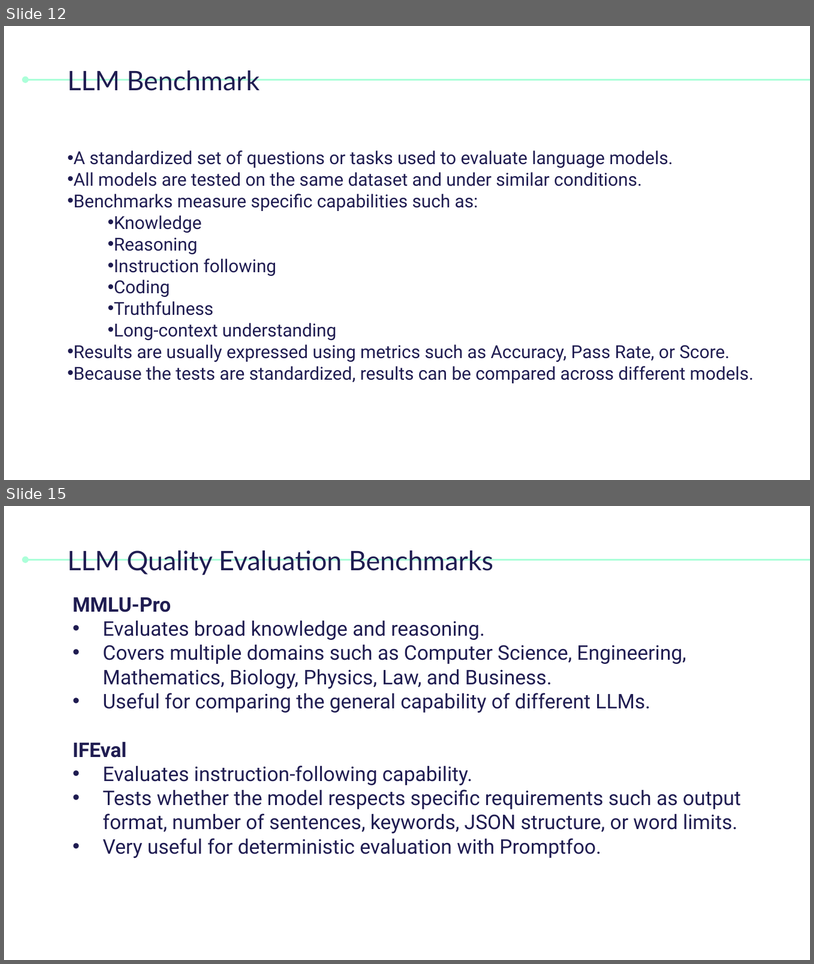
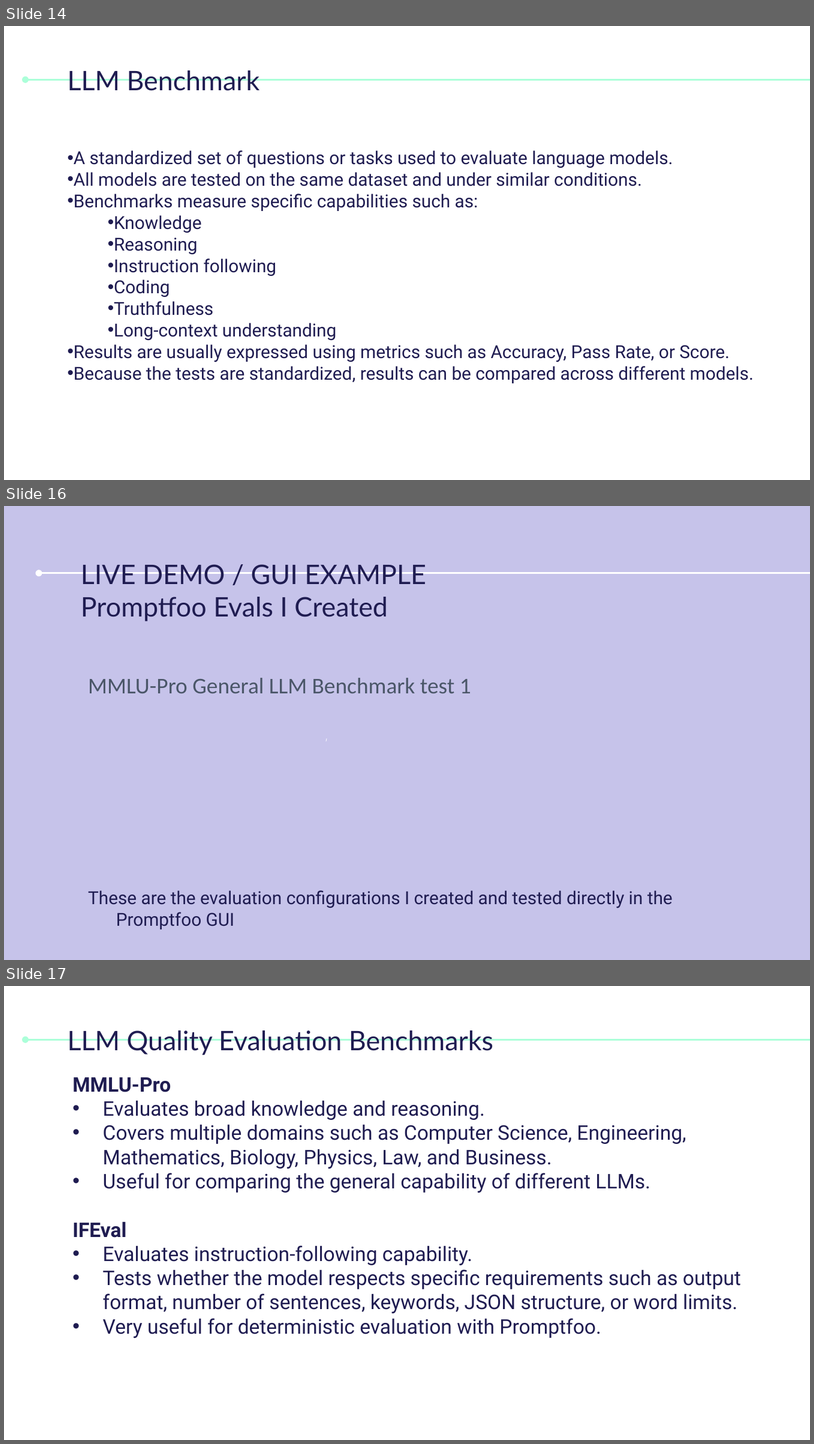
Before and after one commit to tahacheikh2003/ai-llm-red-teaming-framework, a slide deck: presentation/Ai_red_teaming_LLM Evaluation and AI Red Teaming_ semaine 4.pptx. Shown one above the other, each under a label of ours: slides 12 and 15 before the commit, slides 14, 16 and 17 after it; the slides between them are not shown. The pictures are 814x964 and 814x1444 pixels, drawn with LibreOffice and Linux fonts; fonts in the diff are those of the drawing. Boxes give left, top, right and bottom in pixels: in the first picture for what was removed or moved away, otherwise in the second. Text is boxed around its words. In the diff, an @@ line names an element or a change of style, - is before the commit and + after.

```diff
--- a/presentation/Ai_red_teaming_LLM Evaluation and AI Red Teaming_ semaine 4.pptx
+++ b/presentation/Ai_red_teaming_LLM Evaluation and AI Red Teaming_ semaine 4.pptx
@@ slide 16 added at box(4, 506, 810, 960), background gradient #C6C3EA to #ACFFD9 @@
@@ arrow added from (810, 573) to (39, 573), #FFFFFF 1.5 pt @@
@@ title added at box(81, 564, 426, 621), 24 pt, text #1F1C51 @@
+LIVE DEMO / GUI EXAMPLE
+Promptfoo Evals I Created
@@ text added at box(88, 678, 673, 929), 16 pt, text #1F1C51 @@
+MMLU-Pro General LLM Benchmark test 1
+These are the evaluation configurations I created and tested directly in the Promptfoo GUI
@@ freeform shape added at box(326, 738, 327, 741), fill #FFFFFF @@
@@ what was slide 12 is now slide 14 @@
@@ what was slide 15 is now slide 17 @@
```
Also in this commit, not shown: 4 slides changed, 21 other slides added, 3 slides removed.
